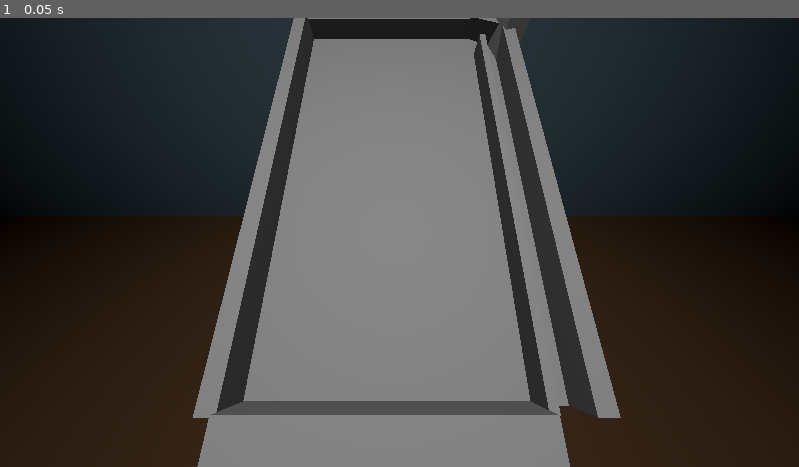
Above: before the commit, frame 1.
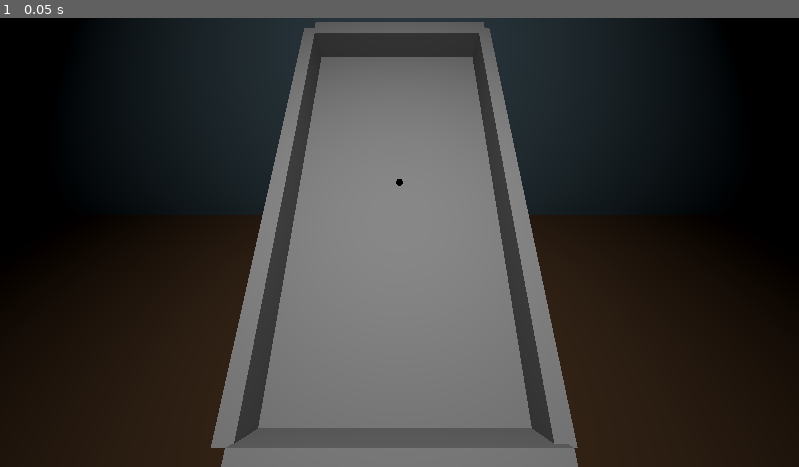
Above: after the commit, the same moment.

Repository: 2Sloppy4slime/Rolling-Heroes-Dev
Game: Godot game, scene res://scenes/layouttest.tscn
Same seed, same stepped clock (60 frames per second), same inputs: the game is played once before the commit and once after it. This scene is started directly instead of the project's main scene.
Inputs:
- Up to frame 1 (0.05 s): no input

The runs differ from the first frame. In frame 1, 19% of the frame differs, in the area x 0-100%, y 0-100%.

Commit message:
layouttest mis a l'échelle
sphère rajoutée aussi dcp

Diff:
--- /dev/null
+++ b/scenes/base_sphere.tscn
@@ -0,0 +1,30 @@
+[gd_scene load_steps=5 format=3 uid="uid://rg8ng4maolo3"]
+
+[sub_resource type="PhysicsMaterial" id="PhysicsMaterial_mukm2"]
+friction = 0.88
+
+[sub_resource type="SphereMesh" id="SphereMesh_4bfup"]
+
+[sub_resource type="StandardMaterial3D" id="StandardMaterial3D_xxtxb"]
+albedo_color = Color(0.6378432, 0.6378432, 0.6378431, 1)
+metallic = 1.0
+metallic_specular = 0.6
+roughness = 0.0
+
+[sub_resource type="SphereShape3D" id="SphereShape3D_75rr6"]
+radius = 0.5094606
+
+[node name="sphere" type="RigidBody3D"]
+mass = 1000.0
+physics_material_override = SubResource("PhysicsMaterial_mukm2")
+gravity_scale = 3.0
+
+[node name="sphere" type="MeshInstance3D" parent="."]
+transform = Transform3D(-0.09991909, 1.0058284e-08, -0.0040219007, 0.0033704534, 0.05456338, -0.083734564, 0.002194477, -0.08380237, -0.054519232, 0, 0, 0)
+mesh = SubResource("SphereMesh_4bfup")
+skeleton = NodePath("../..")
+surface_material_override/0 = SubResource("StandardMaterial3D_xxtxb")
+
+[node name="CollisionShape3D" type="CollisionShape3D" parent="."]
+transform = Transform3D(0.1, 0, 0, 0, 0.1, 0, 0, 0, 0.1, 0, 0, 0)
+shape = SubResource("SphereShape3D_75rr6")
--- a/scenes/layouttest.tscn
+++ b/scenes/layouttest.tscn
@@ -1,4 +1,6 @@
-[gd_scene load_steps=5 format=3 uid="uid://b0bj20i6ypth3"]
+[gd_scene load_steps=6 format=3 uid="uid://b0bj20i6ypth3"]
+
+[ext_resource type="PackedScene" uid="uid://rg8ng4maolo3" path="res://scenes/base_sphere.tscn" id="1_130ib"]
 
 [sub_resource type="PlaneMesh" id="PlaneMesh_nm0m5"]
 
@@ -13,7 +15,7 @@
 [node name="layouttest" type="Node3D"]
 
 [node name="Cam" type="Camera3D" parent="."]
-transform = Transform3D(1, 0, 0, 0, 0.6547408, 0.7558535, 0, -0.7558535, 0.6547408, 0.06333852, 1.045466, 1.6188626)
+transform = Transform3D(1, 0, 0, 0, 0.6547408, 0.7558535, 0, -0.7558535, 0.6547408, 0, 2.286573, 3.0235176)
 fov = 85.0
 
 [node name="decor" type="Node" parent="."]
@@ -37,37 +39,24 @@
 [node name="flipper" type="Node" parent="."]
 
 [node name="Board" type="MeshInstance3D" parent="flipper"]
-transform = Transform3D(1.5, 0, 0, 0, 0.09396926, -1.0260603, 0, 0.034202013, 2.819078, 0, 0, 0)
+transform = Transform3D(3, 0, 0, 0, 0.18793853, -2.0521207, 0, 0.06840403, 5.638156, 0.001111865, 0.0042140484, -0.008340031)
+mesh = SubResource("BoxMesh_nm0m5")
+
+[node name="WallD" type="MeshInstance3D" parent="flipper"]
+transform = Transform3D(3, 0, 0, 0, 0.9396926, -0.13680805, 0, 0.34202012, 0.37587705, 0.001111865, -0.9967551, 2.998374)
+mesh = SubResource("BoxMesh_nm0m5")
+
+[node name="WallU" type="MeshInstance3D" parent="flipper"]
+transform = Transform3D(3, 0, 0, 0, 0.9396926, -0.13680805, 0, 0.34202012, 0.37587705, 0.001111865, 1.048811, -2.8901758)
 mesh = SubResource("BoxMesh_nm0m5")
 
 [node name="WallR" type="MeshInstance3D" parent="flipper"]
-transform = Transform3D(0.05, 0, 0, 0, 0.4698463, -0.94055516, 0, 0.17101003, 2.5841546, 0.77, -0.07269533, 0.11)
+transform = Transform3D(0.2, 0, 0, 0, 0.9396926, -2.0521207, 0, 0.3420201, 5.638156, 1.4813933, 0.0042140484, -0.008340031)
 mesh = SubResource("BoxMesh_nm0m5")
 
-[node name="WallL" type="MeshInstance3D" parent="flipper"]
-transform = Transform3D(0.1, 0, 0, 0, 0.4698463, -1.0260603, 0, 0.17101006, 2.819078, 0.9899717, 0, 0)
+[node name="WallG" type="MeshInstance3D" parent="flipper"]
+transform = Transform3D(0.2, 0, 0, 0, 0.9396926, -2.0521207, 0, 0.3420201, 5.638156, -1.5758725, 0.0042140484, -0.008340031)
 mesh = SubResource("BoxMesh_nm0m5")
 
-[node name="WallD" type="MeshInstance3D" parent="flipper"]
-transform = Transform3D(1.5, 0, 0, 0, 0.4698463, -0.06840403, 0, 0.17101006, 0.18793853, 0, -0.5, 1.5)
-mesh = SubResource("BoxMesh_nm0m5")
-
-[node name="WallU" type="MeshInstance3D" parent="flipper"]
-transform = Transform3D(1.5, 0, 0, 0, 0.4698463, -0.06840403, 0, 0.17101006, 0.18793853, 0, 0.5, -1.5)
-mesh = SubResource("BoxMesh_nm0m5")
-
-[node name="LauncherBoard" type="MeshInstance3D" parent="flipper"]
-transform = Transform3D(0.2, 0, 0, 0, 0.09396926, -1.0260603, 0, 0.034202013, 2.819078, 0.85, 0, 0)
-mesh = SubResource("BoxMesh_nm0m5")
-
-[node name="LauncherTop" type="MeshInstance3D" parent="flipper"]
-transform = Transform3D(0.26415655, -0.031328365, -0.09396926, -0.03484422, 0.46624348, -0.06840403, 0.13786665, 0.17786379, 0.16275953, 0.8876194, 0.5, -1.4156388)
-mesh = SubResource("BoxMesh_nm0m5")
-
-[node name="LauncherTop2" type="MeshInstance3D" parent="flipper"]
-transform = Transform3D(0.0855573, 0.044644244, -0.19086054, -0.037022628, 0.49539226, 0.011164301, 0.28514782, 0.050924752, 0.058716364, 0.99445665, 0.5067997, -1.2693568)
-mesh = SubResource("BoxMesh_nm0m5")
-
-[node name="LAuncherSide" type="MeshInstance3D" parent="flipper"]
-transform = Transform3D(0.1, 0, 0, 0, 0.4698463, -1.0260603, 0, 0.17101006, 2.819078, -0.8, 0, 0)
-mesh = SubResource("BoxMesh_nm0m5")
+[node name="sphere" parent="." instance=ExtResource("1_130ib")]
+transform = Transform3D(1, 0, 0, 0, 1, 0, 0, 0, 1, 0, 0.172687, 0)
--- a/scenes/phystest.tscn
+++ b/scenes/phystest.tscn
@@ -1,6 +1,7 @@
-[gd_scene load_steps=11 format=3 uid="uid://yebssdqmfdah"]
+[gd_scene load_steps=12 format=3 uid="uid://yebssdqmfdah"]
 
 [ext_resource type="Texture2D" uid="uid://1proqf5oq0u8" path="res://665699118ff5af724a2006631d54bf0b.jpg" id="1_db8uc"]
+[ext_resource type="PackedScene" uid="uid://rg8ng4maolo3" path="res://scenes/base_sphere.tscn" id="2_2e1q2"]
 
 [sub_resource type="PhysicsMaterial" id="PhysicsMaterial_db8uc"]
 friction = 0.88
@@ -41,6 +42,7 @@
 surface_material_override/0 = SubResource("StandardMaterial3D_db8uc")
 
 [node name="CollisionShape3D" type="CollisionShape3D" parent="sphere"]
+transform = Transform3D(1, 0, 0, 0, 1, 0, 0, 0, 1, 0, 2.4567213, 0)
 shape = SubResource("SphereShape3D_lbrrd")
 
 [node name="StaticBody3D" type="StaticBody3D" parent="."]
@@ -82,3 +84,5 @@
 [node name="MeshInstance3D" type="MeshInstance3D" parent="StaticBody3D3"]
 mesh = SubResource("BoxMesh_2e1q2")
 skeleton = NodePath("../CollisionShape3D")
+
+[node name="sphere2" parent="." instance=ExtResource("2_2e1q2")]
